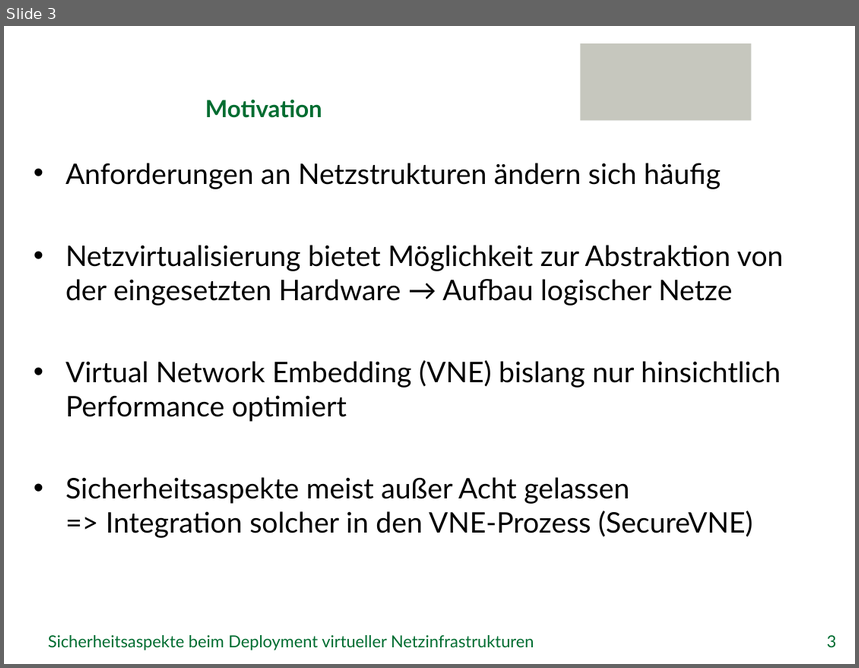
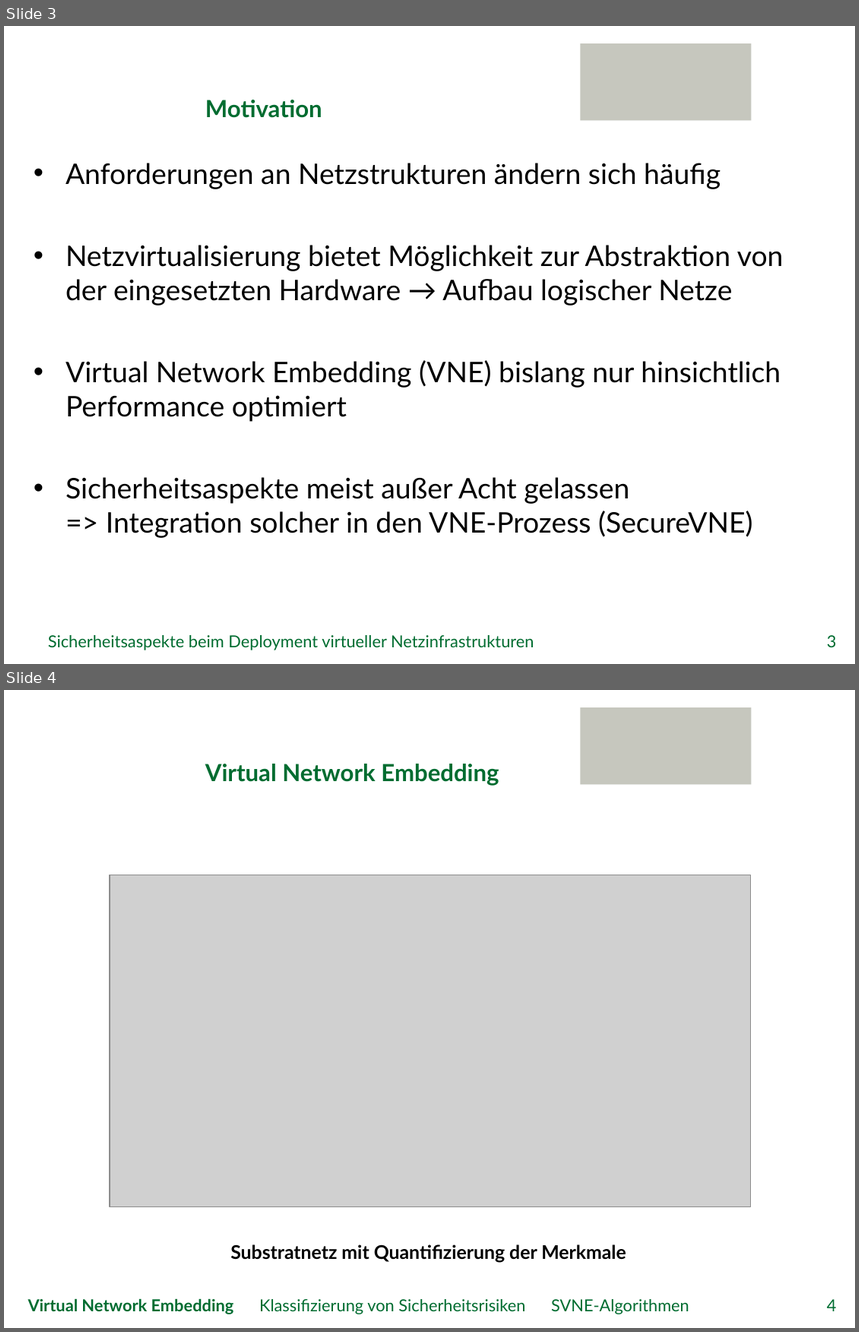
Before and after one commit to GeGroe/timvs, a slide deck: Referat/PowerPoint/TimvS_SVNE.pptx. Shown one above the other, each under a label of ours: slide 3 before the commit, slides 3 and 4 after it. The pictures are 859x668 and 859x1332 pixels, drawn with LibreOffice and Linux fonts; fonts in the diff are those of the drawing; grey boxes stand for pictures; background and template pictures are left out. Boxes give left, top, right and bottom in pixels: in the first picture for what was removed or moved away, otherwise in the second. Text is boxed around its words. In the diff, an @@ line names an element or a change of style, - is before the commit and + after.

```diff
--- a/Referat/PowerPoint/TimvS_SVNE.pptx
+++ b/Referat/PowerPoint/TimvS_SVNE.pptx
@@ slide 4 added at (4,690,855,1328), background picture (left out); not listed: 1 template element that a slide beside it also shows @@
@@ title added at (205,764,499,785), 20 pt, text #006C30, bold @@
+Virtual Network Embedding
@@ picture added at (110,875,750,1208) @@
@@ text added at (230,1245,626,1263), 16 pt, text #000000, bold @@
+Substratnetz mit Quantifizierung der Merkmale
@@ text added at (28,1299,690,1315), 14 pt, text #006C30 @@
+Virtual Network Embedding Klassifizierung von Sicherheitsrisiken SVNE-Algorithmen
@@ page number added at (827,1300,837,1312), 14 pt, text #006C30 @@
+4
```
Also in this commit, not shown: 25 slides changed, 5 other slides added, 2 slides removed, 4 other files.
